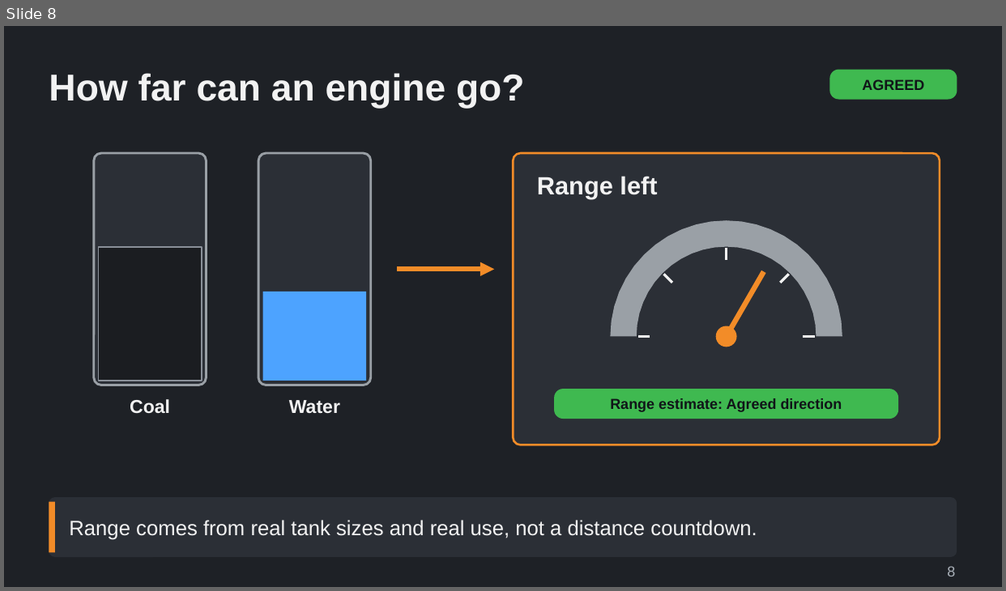
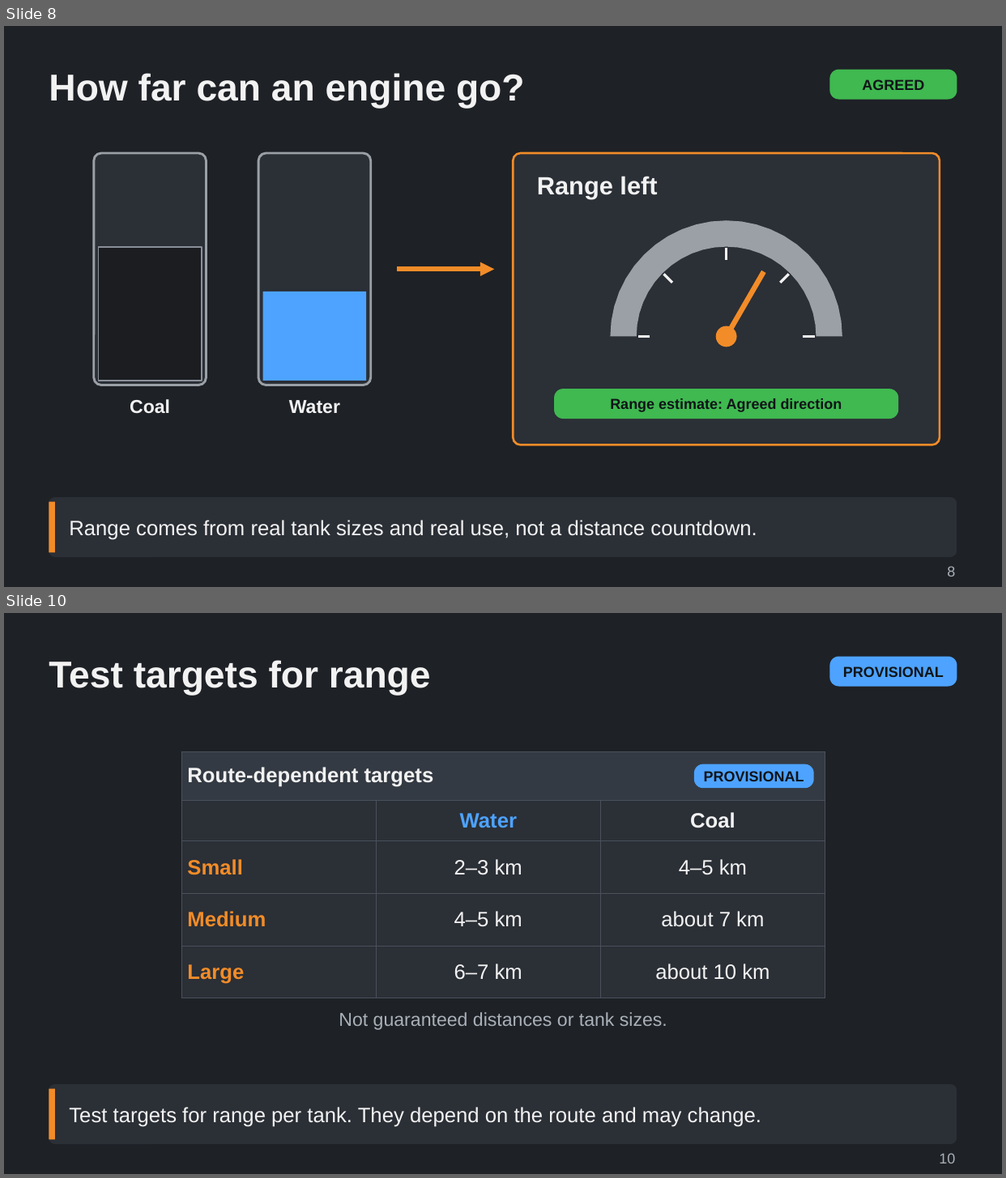
Before and after one commit to Tarenkookoo/Satisfactory---Early-Locomotion, a slide deck: Reporting/Claude Presents/Deck3_Servicing/Coal_Water_and_Servicing_Explained.pptx. Shown one above the other, each under a label of ours: slide 8 before the commit, slides 8 and 10 after it; the slides between them are not shown. The pictures are 1006x591 and 1006x1178 pixels, drawn with LibreOffice and Linux fonts; fonts in the diff are those of the drawing. Boxes give left, top, right and bottom in pixels: in the first picture for what was removed or moved away, otherwise in the second. Text is boxed around its words. In the diff, an @@ line names an element or a change of style, - is before the commit and + after.

```diff
--- a/Reporting/Claude Presents/Deck3_Servicing/Coal_Water_and_Servicing_Explained.pptx
+++ b/Reporting/Claude Presents/Deck3_Servicing/Coal_Water_and_Servicing_Explained.pptx
@@ slide 10 added at (4,613,1002,1174), background #1E2126 @@
@@ title added at (49,660,431,696), 36 pt, text #F2F2F2, bold @@
+Test targets for range
@@ rounded rectangle added at (829,657,957,687), fill #4DA3FF, 14 pt, text #101418, bold @@
+PROVISIONAL
@@ table added at (181,752,825,999), 5 rows, 3 columns @@
+Route-dependent targets |  | 
+ | Water | Coal
+Small | 2–3 km | 4–5 km
+Medium | 4–5 km | about 7 km
+Large | 6–7 km | about 10 km
@@ rounded rectangle added at (694,764,814,788), fill #4DA3FF, 14 pt, text #101418, bold @@
+PROVISIONAL
@@ text added at (339,1012,667,1030), 18 pt, text #A9B0B8 @@
+Not guaranteed distances or tank sizes.
@@ rounded rectangle added at (49,1084,957,1144), fill #2B2F36 @@
@@ rectangle added at (49,1089,55,1140), fill #F28C28 @@
@@ text added at (69,1107,761,1127), 20 pt, text #F2F2F2 @@
+Test targets for range per tank. They depend on the route and may change.
@@ text added at (939,1153,955,1164), 14 pt, text #A9B0B8 @@
+10
```
Also in this commit, not shown: 7 other slides added, 4 other files.
